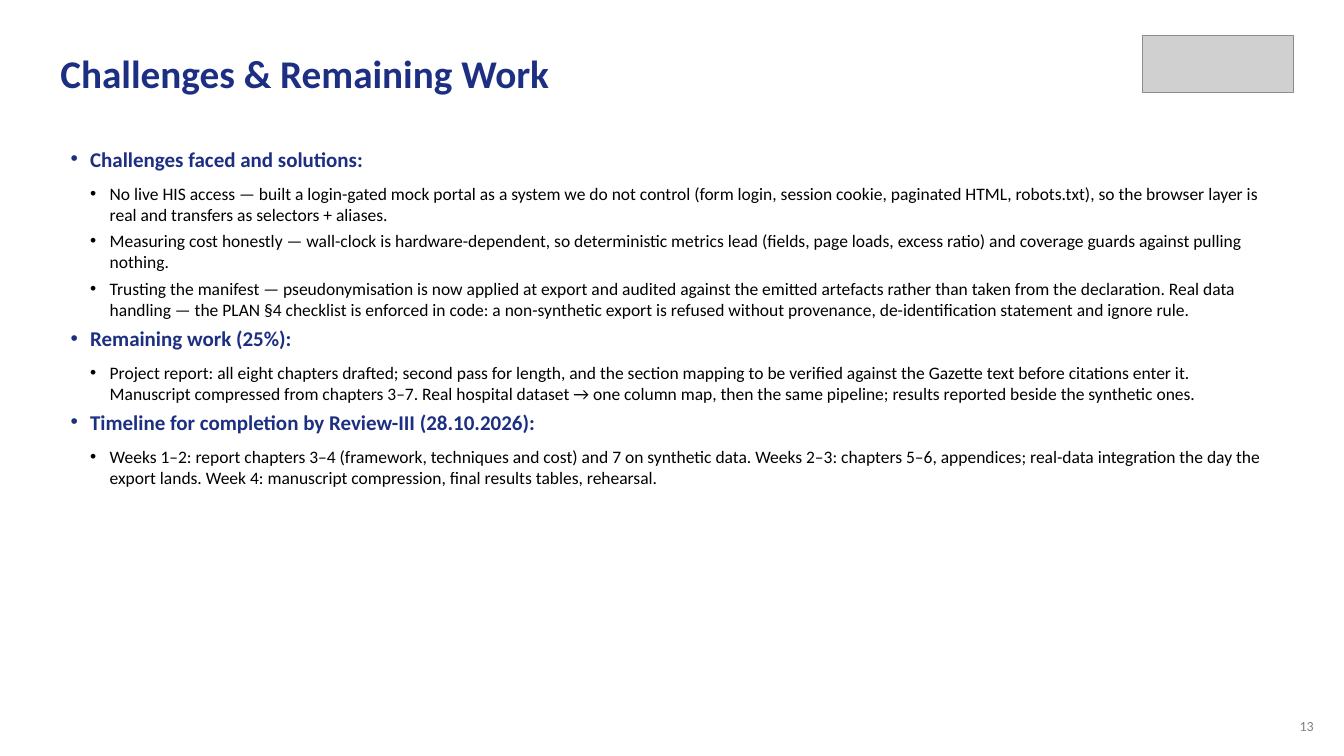
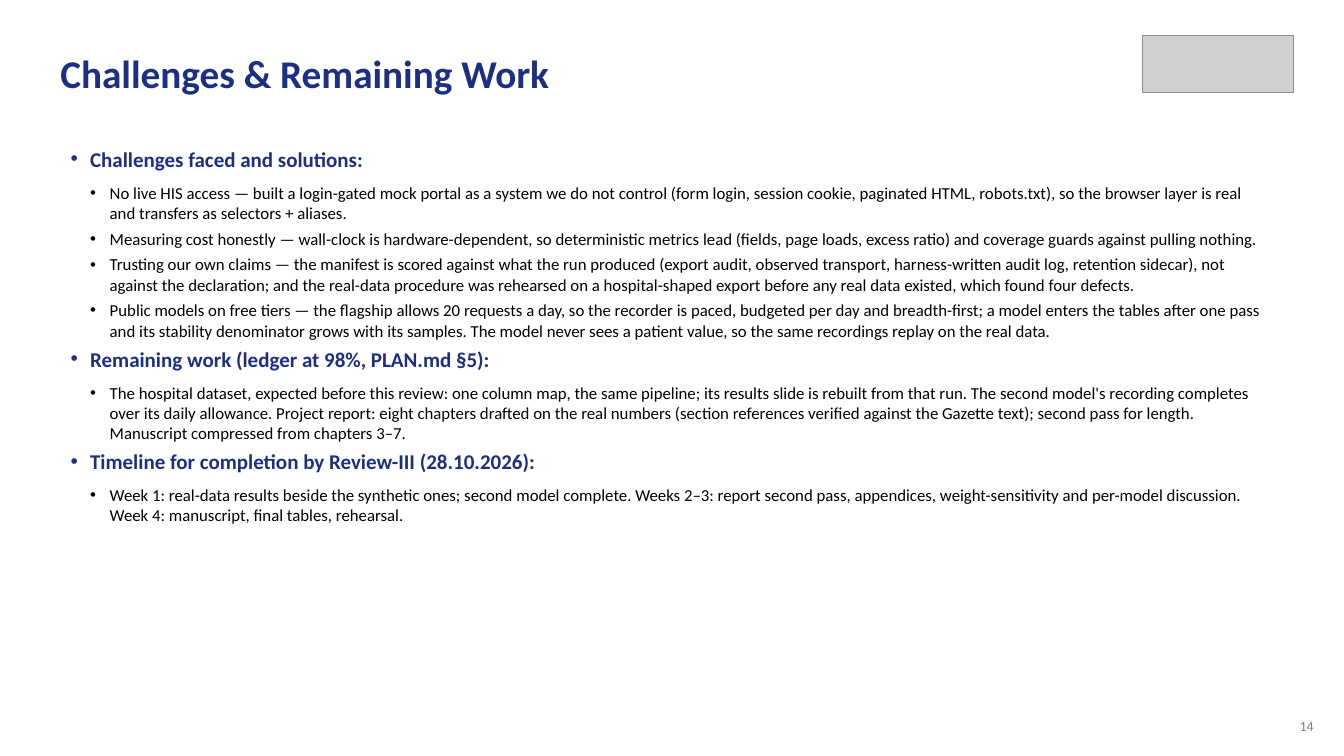
Before and after one commit to aysk1209/his-scraping-dpdp-project, a slide deck: slide 14 of Review-II.pptx (slide 13 before the commit). Drawn at 1344x756 pixels with LibreOffice and Linux fonts; fonts in the diff are those of the drawing; grey boxes stand for pictures. Boxes give left, top, right and bottom in pixels: in the first picture for what was removed or moved away, otherwise in the second. Text is boxed around its words. In the diff, an @@ line names an element or a change of style, - is before the commit and + after.

```diff
--- a/Review-II.pptx
+++ b/Review-II.pptx
@@ text at (110,187,1256,248): size 12.5 to 12 pt in "No live HIS access — built a ...", "Measuring cost honestly — wall-clock is hardware-dependent, ..." @@
@@ text at (90,258,1260,442): text changed; size 12.5 to 12 pt @@
-  • Trusting the manifest — pseudonymisation is now applied at export and audited against the emitted artefacts rather than taken from the declaration. Real data handling — the PLAN §4 checklist is enforced in code: a non-synthetic export is refused without provenance, de-identification statement and ignore rule.
-• Remaining work (25%):
-  • Project report: all eight chapters drafted; second pass for length, and the section mapping to be verified against the Gazette text before citations enter it. Manuscript compressed from chapters 3–7. Real hospital dataset → one column map, then the same pipeline; results reported beside the synthetic ones.
+  • Trusting our own claims — the manifest is scored against what the run produced (export audit, observed transport, harness-written audit log, retention sidecar), not against the declaration; and the real-data procedure was rehearsed on a hospital-shaped export before any real data existed, which found four defects.
+  • Public models on free tiers — the flagship allows 20 requests a day, so the recorder is paced, budgeted per day and breadth-first; a model enters the tables after one pass and its stability denominator grows with its samples. The model never sees a patient value, so the same recordings replay on the real data.
+• Remaining work (ledger at 98%, PLAN.md §5):
+  • The hospital dataset, expected before this review: one column map, the same pipeline; its results slide is rebuilt from that run. The second model's recording completes over its daily allowance. Project report: eight chapters drafted on the real numbers (section references verified against the Gazette text); second pass for length. Manuscript compressed from chapters 3–7.
@@ text at (110,489,1241,524): text changed; size 12.5 to 12 pt @@
-  • Weeks 1–2: report chapters 3–4 (framework, techniques and cost) and 7 on synthetic data. Weeks 2–3: chapters 5–6, appendices; real-data integration the day the export lands. Week 4: manuscript compression, final results tables, rehearsal.
+  • Week 1: real-data results beside the synthetic ones; second model complete. Weeks 2–3: report second pass, appendices, weight-sensitivity and per-model discussion. Week 4: manuscript, final tables, rehearsal.
@@ text at (1300,722,1314,731): text changed @@
-13
+14
```
Also in this commit, not shown: 7 other slides changed, 1 slide added, 4 other files.
